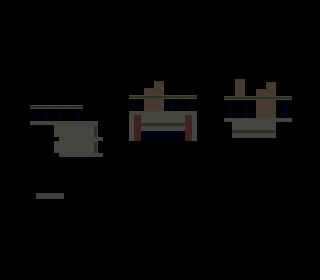
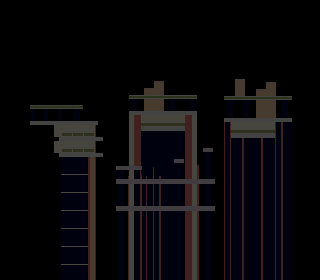
Comparing the layer stacks of the two w=320, h=280 images. Changes:
added layer "Sichtbar#3" above "Sichtbar#2" over [36, 122, 292, 280]
hid "Sichtbar#2" over [36, 122, 292, 280]
added layer "vertlight" above "pavement" over [95, 125, 96, 153]
painted on "pavement" over [36, 148, 215, 211]
painted on "locker_bg" over [90, 157, 95, 280]
painted on "stripes_wall" over [94, 126, 97, 145]
painted on "stripes_bg" over [62, 126, 276, 153]
painted on "concrete_wall-Kopie" over [93, 125, 276, 145]
painted on "concrete_bg" over [61, 122, 276, 265]
painted on "window_fassade" over [61, 122, 292, 280]
added layer "middleverticallights" above "vertical_lights" over [128, 165, 199, 280]
painted on "vertical_lights" over [88, 122, 283, 280]
added layer "middletruss" above "middlefassade" over [118, 152, 211, 280]
added layer "middlefassade" above "sky" over [129, 141, 197, 280]
